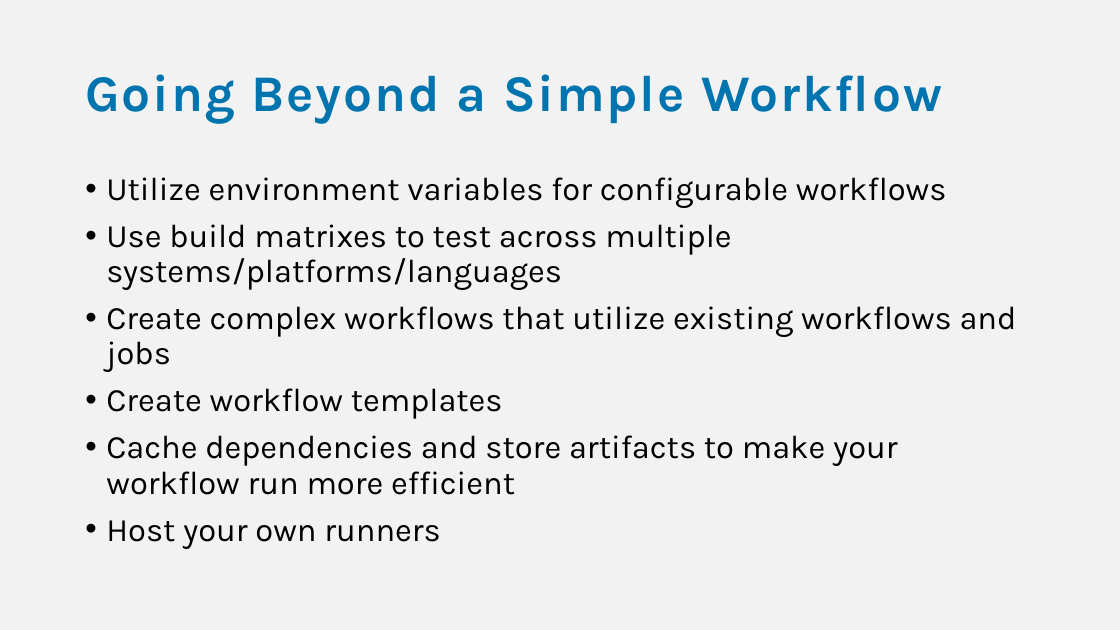
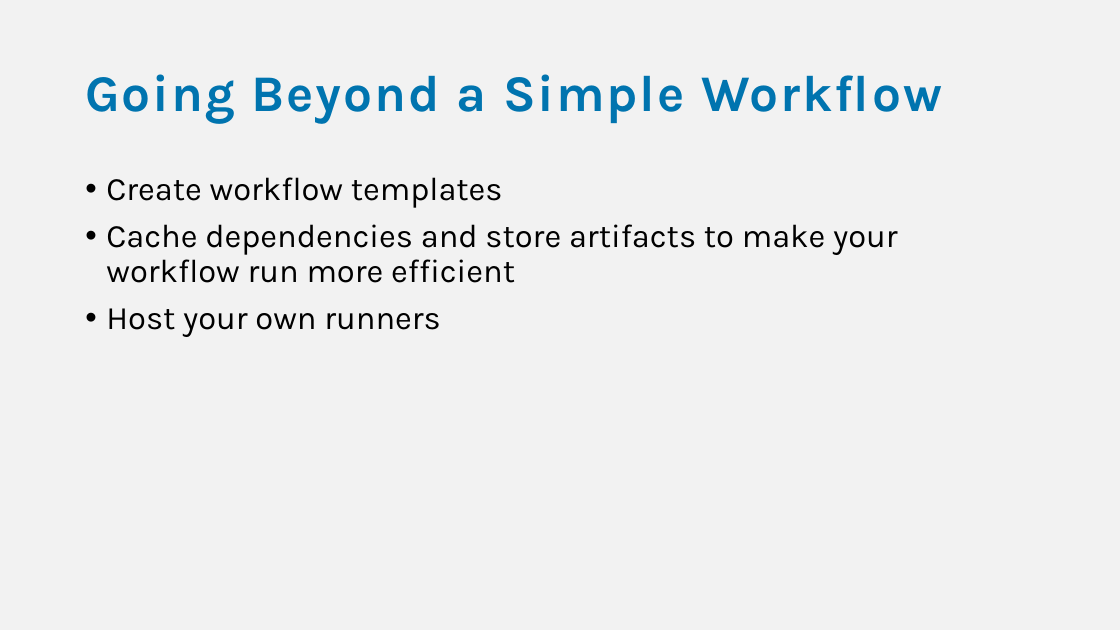
Before and after one commit to bjablonsky/GithubActions, a slide deck: slide 28 of slides/GithubActions-WorkflowsInYourRepo.pptx (slide 27 before the commit). Drawn at 1120x630 pixels with LibreOffice and Linux fonts; fonts in the diff are those of the drawing. Boxes give left, top, right and bottom in pixels: in the first picture for what was removed or moved away, otherwise in the second. Text is boxed around its words. In the diff, an @@ line names an element or a change of style, - is before the commit and + after.

```diff
--- a/slides/GithubActions-WorkflowsInYourRepo.pptx
+++ b/slides/GithubActions-WorkflowsInYourRepo.pptx
@@ text at <box>106,177,1017,372</box>: paragraphs removed @@
-• Utilize environment variables for configurable workflows
-• Use build matrixes to test across multiple systems/platforms/languages
-• Create complex workflows that utilize existing workflows and jobs
```
Also in this commit, not shown: 5 other slides changed, 1 slide added, 1 other file.
